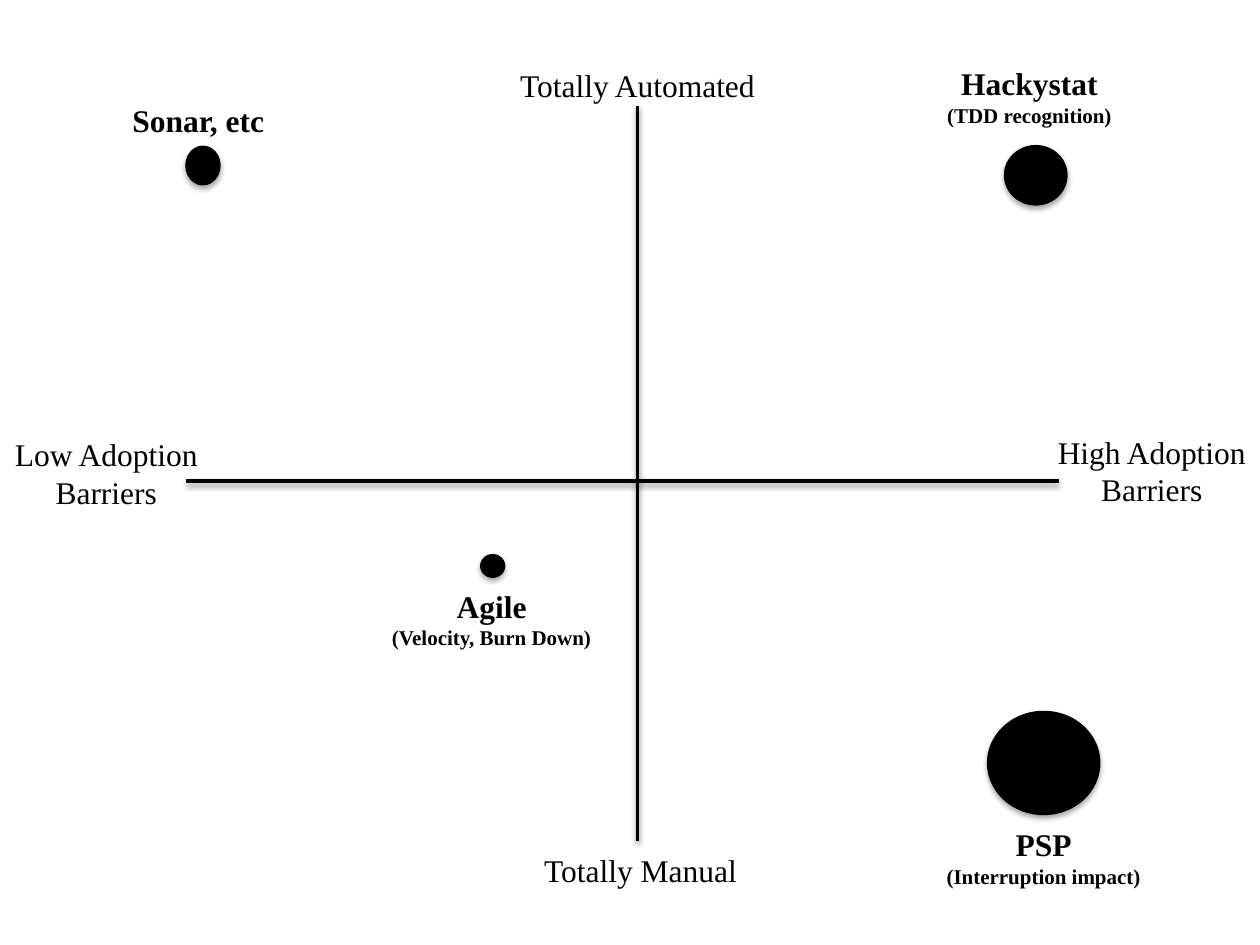
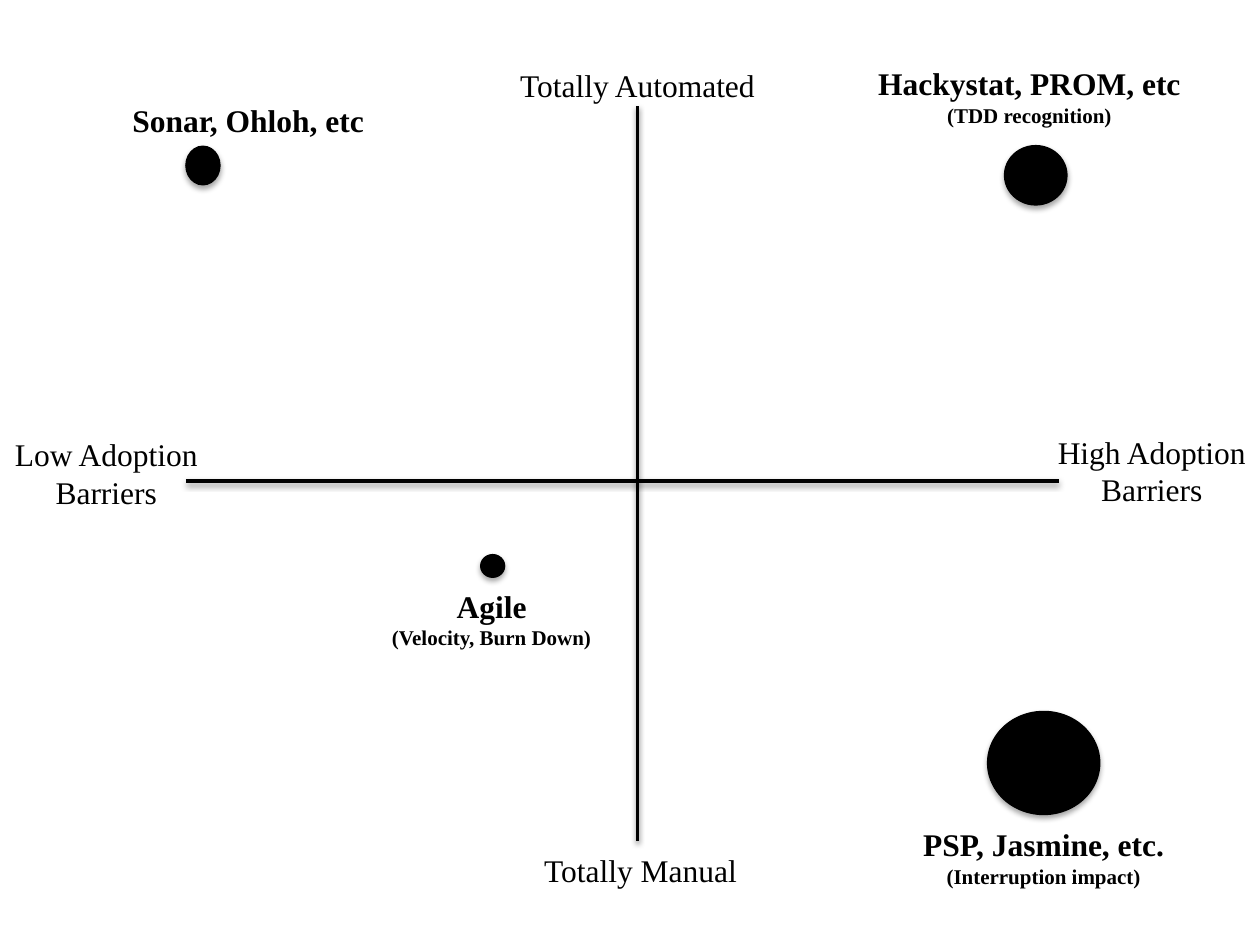
Before and after one commit to csdl/techreports, a slide deck: slide 1 of techreports/2012/12-11/axis.pptx. Drawn at 1260x945 pixels with LibreOffice and Linux fonts; fonts in the diff are those of the drawing. Boxes give left, top, right and bottom in pixels: in the first picture for what was removed or moved away, otherwise in the second. Text is boxed around its words. In the diff, an @@ line names an element or a change of style, - is before the commit and + after.

```diff
--- a/techreports/2012/12-11/axis.pptx
+++ b/techreports/2012/12-11/axis.pptx
@@ text "Hackystat, PROM, etc" moved from (x1=947, y1=73, x2=1112, y2=127) to (x1=878, y1=73, x2=1180, y2=127) @@
@@ text at (x1=878, y1=73, x2=1180, y2=102): text changed @@
-Hackystat
+Hackystat, PROM, etc
@@ text at (x1=132, y1=110, x2=363, y2=137): text changed @@
-Sonar, etc
+Sonar, Ohloh, etc
@@ text "PSP, Jasmine, etc." moved from (x1=947, y1=835, x2=1141, y2=889) to (x1=923, y1=834, x2=1164, y2=889) @@
@@ text at (x1=923, y1=834, x2=1164, y2=861): text changed @@
-PSP
+PSP, Jasmine, etc.
```
Also in this commit, not shown: 5 other files.
